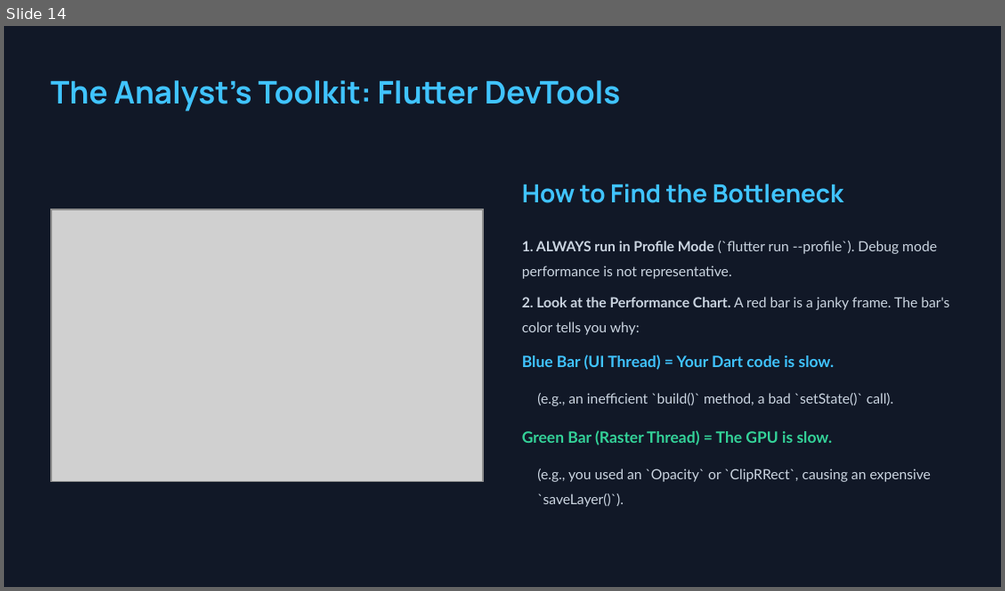
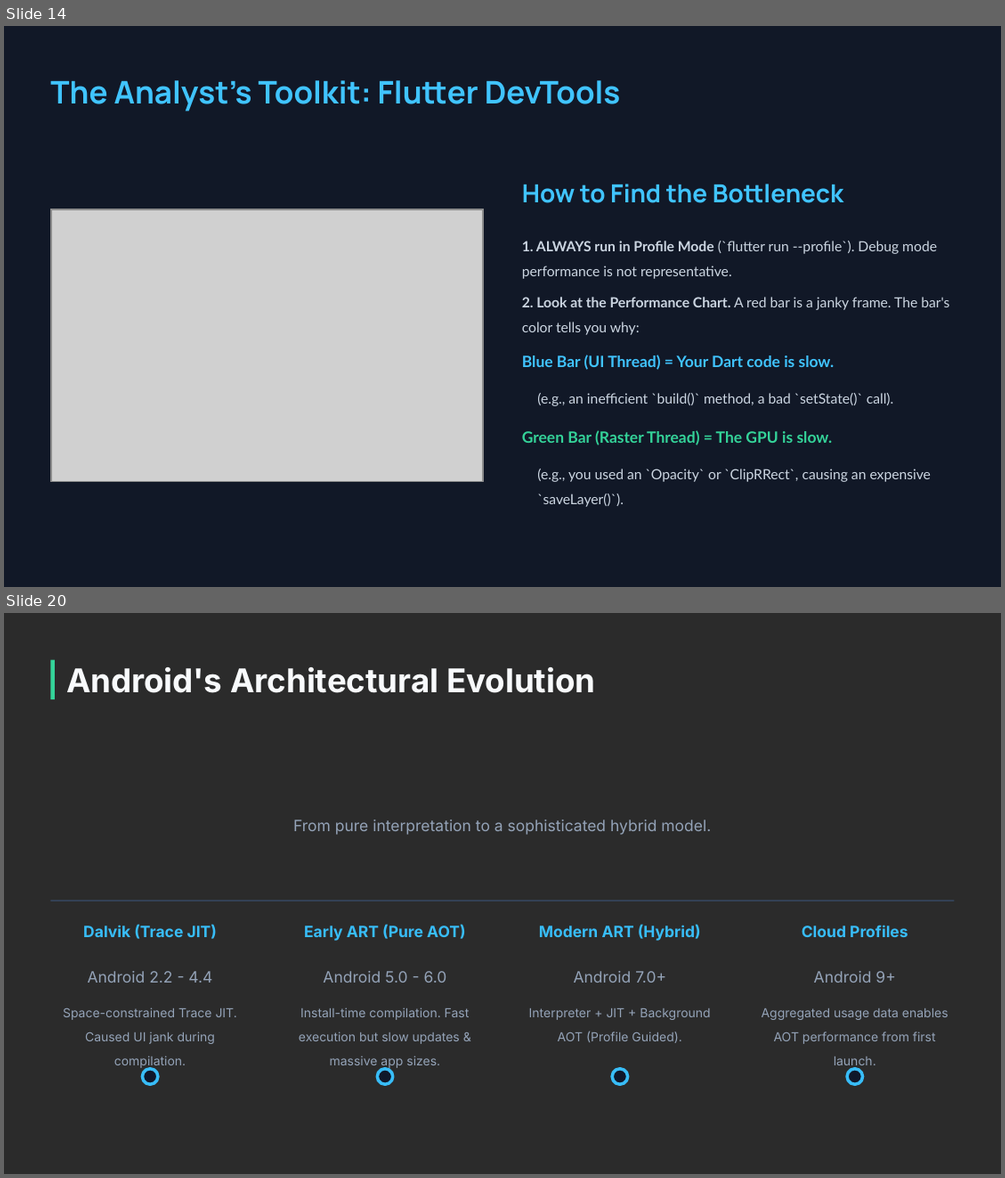
Before and after one commit to rusudinu/mobile-and-embedded-computing, a slide deck: w11/c11/Mobile-and-Embedded-Lecture11.pptx. Shown one above the other, each under a label of ours: slide 14 before the commit, slides 14 and 20 after it; the slides between them are not shown. The pictures are 1005x591 and 1005x1178 pixels, drawn with LibreOffice and Linux fonts; fonts in the diff are those of the drawing; grey boxes stand for pictures; background and template pictures are left out; a plain dark background stands for a picture behind light text. Boxes give left, top, right and bottom in pixels: in the first picture for what was removed or moved away, otherwise in the second. Text is boxed around its words. In the diff, an @@ line names an element or a change of style, - is before the commit and + after.

```diff
--- a/w11/c11/Mobile-and-Embedded-Lecture11.pptx
+++ b/w11/c11/Mobile-and-Embedded-Lecture11.pptx
@@ slide 20 added at [4,613,1001,1174], background picture (left out) @@
@@ rectangle added at [50,659,54,699], fill #34D399 @@
@@ text added at [66,667,596,693], 31.5 pt, text #F8FAFC, bold @@
+Android's Architectural Evolution
@@ text added at [293,819,711,835], 15 pt, text #94A3B8 @@
+From pure interpretation to a sophisticated hybrid model.
@@ rectangle added at [50,900,954,900], fill #334155 @@
@@ text added at [83,924,217,939], 15 pt, text #38BDF8, bold @@
+Dalvik (Trace JIT)
@@ text added at [304,924,465,941], 15 pt, text #38BDF8, bold @@
+Early ART (Pure AOT)
@@ text added at [539,924,701,941], 15 pt, text #38BDF8, bold @@
+Modern ART (Hybrid)
@@ text added at [801,925,907,937], 15 pt, text #38BDF8, bold @@
+Cloud Profiles
@@ text added at [88,971,212,982], 15 pt, text #94A3B8 @@
+Android 2.2 - 4.4
@@ text added at [323,971,447,982], 15 pt, text #94A3B8 @@
+Android 5.0 - 6.0
@@ text added at [574,971,666,982], 15 pt, text #94A3B8 @@
+Android 7.0+
@@ text added at [814,971,895,982], 15 pt, text #94A3B8 @@
+Android 9+
@@ text added at [63,1007,237,1069], 12 pt, text #94A3B8 @@
+Space-constrained Trace JIT. Caused UI jank during compilation.
@@ text added at [299,1007,469,1065], 12 pt, text #94A3B8 @@
+Install-time compilation. Fast execution but slow updates & massive app sizes.
@@ text added at [529,1008,710,1043], 12 pt, text #94A3B8 @@
+Interpreter + JIT + Background AOT (Profile Guided).
@@ text added at [761,1008,948,1069], 12 pt, text #94A3B8 @@
+Aggregated usage data enables AOT performance from first launch.
@@ rounded rectangle added at [142,1069,158,1084], fill #0F172A, outline #38BDF8 3 pt @@
@@ rounded rectangle added at [377,1069,393,1084], fill #0F172A, outline #38BDF8 3 pt @@
@@ rounded rectangle added at [612,1069,628,1084], fill #0F172A, outline #38BDF8 3 pt @@
@@ rounded rectangle added at [847,1069,863,1084], fill #0F172A, outline #38BDF8 3 pt @@
```
Also in this commit, not shown: 1 slide changed, 24 other slides added, 9 other files.
